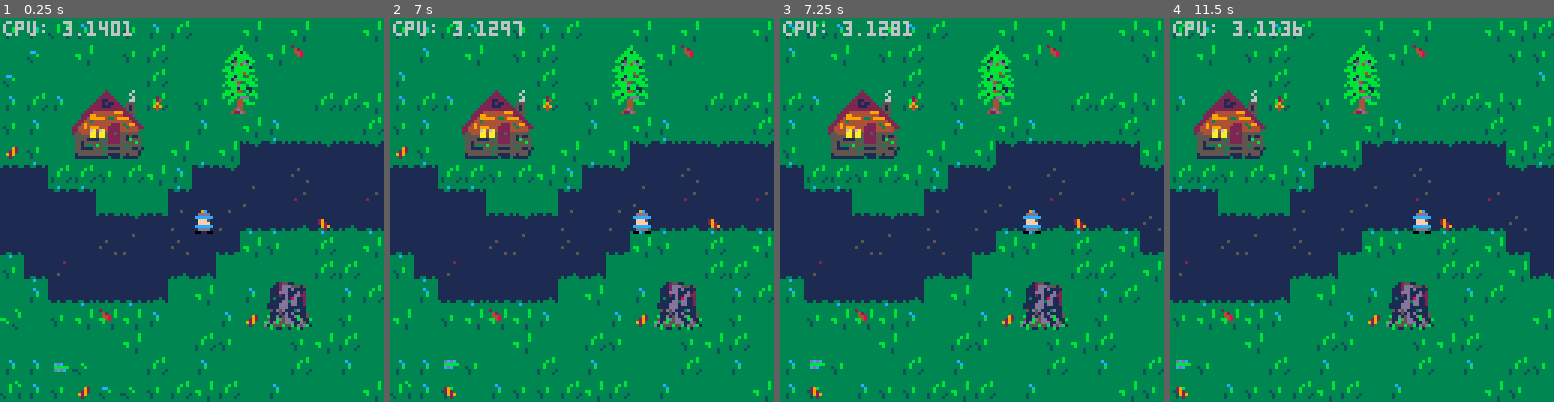
Above: before the commit, frames 1-4 (left to right).
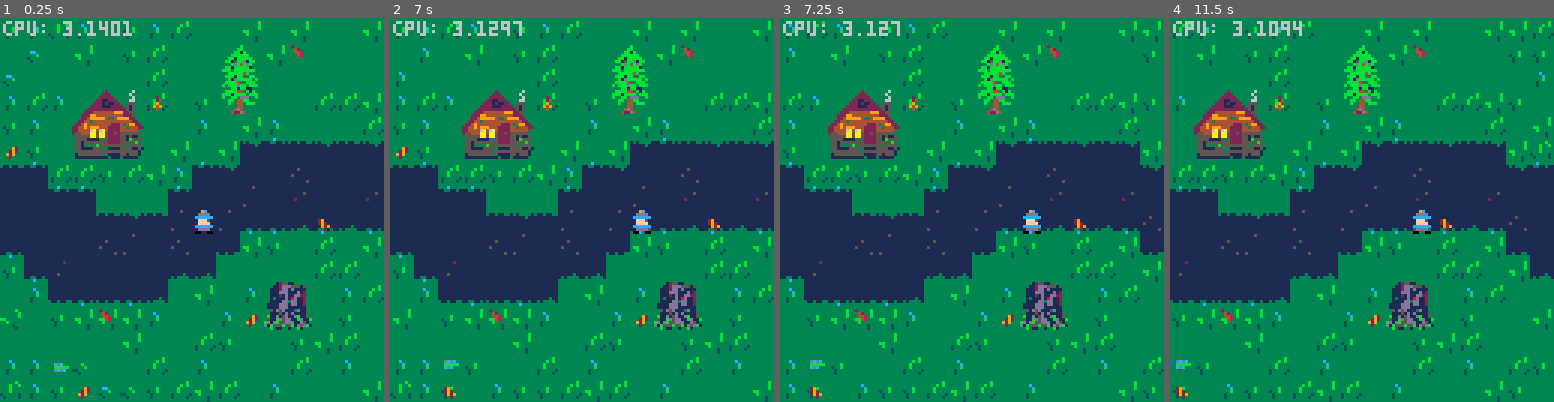
Above: after the commit, the same moments.

Repository: schoblaska/pico-8
Game: PICO-8 cartridge src/kaido.p8
Same seed, same stepped clock (60 frames per second), same inputs: the game is played once before the commit and once after it.
Inputs:
- Up to frame 1 (0.25 s): no input
- Up to frame 2 (7 s): tap X (X key) at 0.33, 1.07, 1.85, 2.97, 4.08, 5.2, 6.32 s; tap O (Z key) at 0.7, 1.7, 2.1, 2.5, 2.9, 3.3, 3.7, 4.1, 4.5, 4.9, 5.3, 5.7, 6.1, 6.5, 6.9 s; hold Right 1.6-2.1 s; hold Up 2.15-2.42 s; hold Right 2.47-3.03 s; hold Left 3.08-3.58 s; hold Down 3.63-3.97 s; hold Right 4.02-4.68 s; hold Up 4.73-5.03 s; hold Left 5.08-5.68 s; hold Down 5.73-6.03 s; hold Right 6.08-6.58 s; hold Right from 6.63 s (still down)
- Up to frame 3 (7.25 s): release Right at 7.13 s; hold Up from 7.18 s (still down)
- Up to frame 4 (11.5 s): tap O (Z key) every 0.4 s from 7.3 to 11.3 s; tap X (X key) every 1.12 s from 7.43 to 10.78 s; release Up at 7.45 s; hold Right 7.5-8.07 s; hold Left 8.12-8.62 s; hold Down 8.67-9 s; hold Right 9.05-9.72 s; hold Up 9.77-10.07 s; hold Left 10.12-10.72 s; hold Down 10.77-11.07 s; hold Right from 11.12 s (still down)

Frames 1-2 are identical in both runs. In frame 3, less than 0.1% of the frame differs, in the area x 28-35%, y 0-5%; in frame 4, 0.2%, in the area x 25-100%, y 0-62%.

Commit message:
fix gusting x bug

Diff:
--- a/src/kaido.p8
+++ b/src/kaido.p8
@@ -156,7 +156,7 @@
 
       -- draw map sprite
       local flip_path_edge = fget(sprite, 5) and not fget(modmget(truex, y + 1), 5)
-      local sway_offset = fget(sprite, 1) and is_gusting(x, y) and 1 or 0
+      local sway_offset = fget(sprite, 1) and is_gusting(truex, y) and 1 or 0
       spr(sprite + sway_offset, x * 8, y * 8, 1, 1, false, flip_path_edge)
 
       -- draw leaf
@@ -180,7 +180,7 @@
         palt(0, false)
         palt(11, true)
 
-        if is_gusting(x, y) then
+        if is_gusting(truex, y) then
           local offset = player.flip and 2 or 1
           spr(sprites.player + offset, x * 8, y * 8, 1, 1, player.flip)
         else
@@ -320,8 +320,6 @@
 
 function is_gusting(x, y)
   for gust in all(gusts) do
-    -- TODO: bug here? I see leaves blowing and spinning when the grass is not moving...
-    --       ah... in some places I'm passing in screen x, y, in others I'm passing in global x, y
     local mgustx = gust.x > x and gust.x - conf.mapwidth or gust.x
 
     if x >= mgustx and x <= mgustx + 16 then
